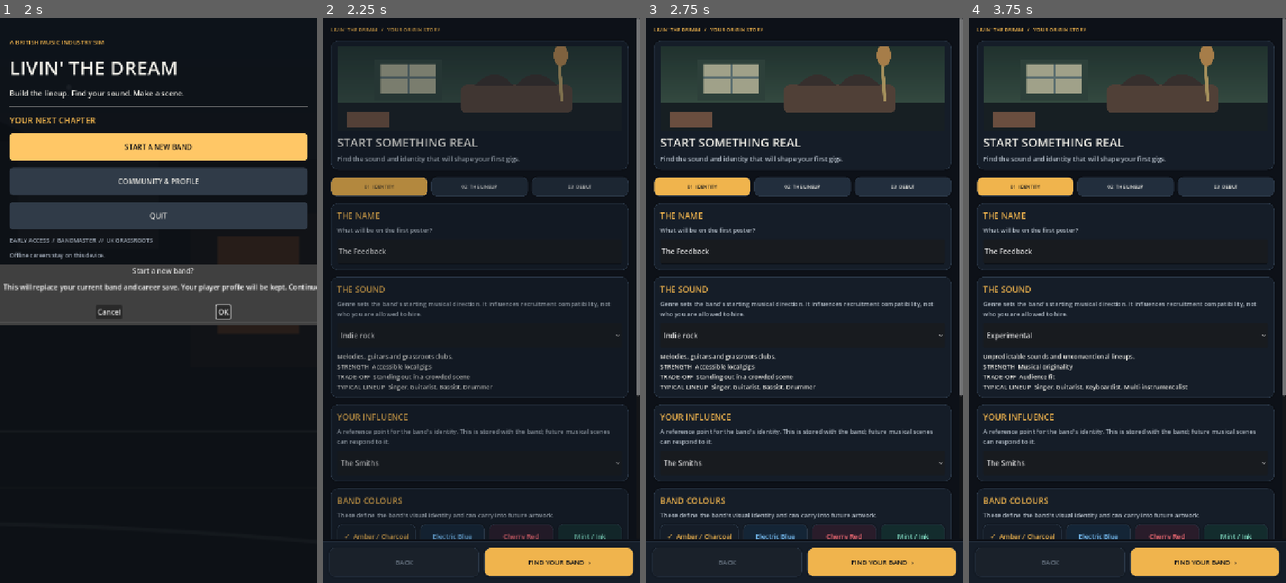
Above: before the commit, frames 1-4 (left to right).
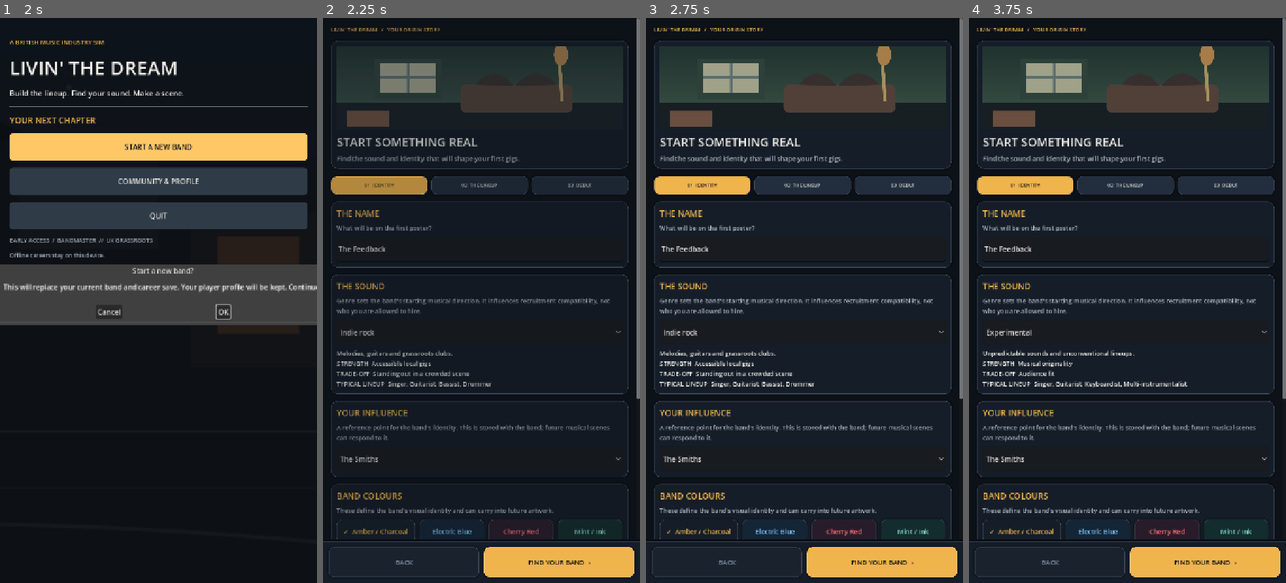
Above: after the commit, the same moments.

Repository: alimuir654-rgb/BandMaster
Game: Godot game, scene res://main_menu.tscn
Same seed, same stepped clock (60 frames per second), same inputs: the game is played once before the commit and once after it.
Inputs:
- Up to frame 1 (2 s): click "START A NEW BAND" at 0.5 s; click "START A NEW BAND" at 1.25 s
- Up to frame 2 (2.25 s): click "OK" at 2 s
- Up to frame 3 (2.75 s): no input
- Up to frame 4 (3.75 s): click "Indie rock" at 2.75 s; click "The Smiths" at 3.5 s

Frame 1 is identical in both runs. In frame 2, 8.8% of the frame differs, in the area x 1-100%, y 5-99%; in frame 3, 11%; in frame 4, 11%.

Commit message:
Refresh shared buttons and meters with tactile interaction states

Diff:
--- a/Scripts/ui_theme.gd
+++ b/Scripts/ui_theme.gd
@@ -26,20 +26,22 @@
  progress(bar)
  var colors := palette(genre_id)
  var fill: Color = colors.get(kind,colors["accent"])
- var foreground := style(fill,9)
+ var foreground := style(fill,5)
+ foreground.shadow_size = 0
+ foreground.set_border_width_all(0)
  foreground.set_content_margin_all(0)
  bar.add_theme_stylebox_override("fill",foreground)
 
 
-static func style(fill: Color, radius: int = 14) -> StyleBoxFlat:
+static func style(fill: Color, radius: int = 12) -> StyleBoxFlat:
  var box := StyleBoxFlat.new()
  box.bg_color = fill
  box.set_corner_radius_all(radius)
- box.set_content_margin_all(14)
- box.border_color = Color("#2A3747")
+ box.set_content_margin_all(13)
+ box.border_color = Color("#384554")
  box.set_border_width_all(1)
- box.shadow_color = Color(0,0,0,0.18)
- box.shadow_size = 4
+ box.shadow_color = Color(0,0,0,0.25)
+ box.shadow_size = 5
  return box
 
 static func button(label: String, primary: bool = false) -> Button:
@@ -47,29 +49,44 @@
  item.text = label
  item.custom_minimum_size.y = 56
  item.size_flags_horizontal = Control.SIZE_EXPAND_FILL
- var fill := AMBER if primary else ALT
+ item.focus_mode = Control.FOCUS_ALL
+ var fill := AMBER if primary else PANEL
  var foreground := BG if primary else WHITE
- item.add_theme_stylebox_override("normal",style(fill))
- item.add_theme_stylebox_override("hover",style(fill.lightened(0.10)))
- item.add_theme_stylebox_override("pressed",style(fill.darkened(0.08)))
- item.add_theme_color_override("font_color",foreground)
- item.add_theme_color_override("font_hover_color",foreground)
- item.add_theme_color_override("font_pressed_color",foreground)
+ var normal := style(fill,11)
+ if primary:
+  normal.border_color = AMBER.lightened(0.18)
+ else:
+  normal.border_color = Color("#415063")
+ item.add_theme_stylebox_override("normal",normal)
+ var hover := style(fill.lightened(0.13),11)
+ hover.border_color = AMBER if primary else Color("#71849A")
+ item.add_theme_stylebox_override("hover",hover)
+ var pressed := style(fill.darkened(0.12),11)
+ pressed.shadow_size = 1
+ item.add_theme_stylebox_override("pressed",pressed)
+ item.add_theme_stylebox_override("disabled",style(Color("#19222D"),11))
+ var focus := StyleBoxFlat.new()
+ focus.bg_color = Color(0,0,0,0)
+ focus.set_corner_radius_all(13)
+ focus.border_color = AMBER
+ focus.set_border_width_all(2)
+ item.add_theme_stylebox_override("focus",focus)
+ for key in ["font_color","font_hover_color","font_pressed_color","font_focus_color","font_hover_pressed_color"]:
+  item.add_theme_color_override(key,foreground)
+ item.add_theme_color_override("font_disabled_color",Color("#81909D"))
  item.add_theme_font_size_override("font_size",15)
- item.add_theme_color_override("font_focus_color",foreground)
- item.add_theme_stylebox_override("focus",style(AMBER.darkened(0.52),12))
- item.add_theme_stylebox_override("disabled",style(Color("#1A212A"),12))
- item.add_theme_color_override("font_disabled_color",Color("#687482"))
- item.add_theme_color_override("font_hover_pressed_color",foreground)
  return item
 
 static func progress(bar: ProgressBar) -> void:
  bar.show_percentage = false
- bar.custom_minimum_size.y = 20
- var back := style(Color("#101923"),9)
+ bar.custom_minimum_size.y = 10
+ var back := style(Color("#0D1520"),5)
  back.set_content_margin_all(0)
- var fill := style(AMBER,9)
+ back.shadow_size = 0
+ var fill := style(AMBER,5)
  fill.set_content_margin_all(0)
+ fill.shadow_size = 0
+ fill.set_border_width_all(0)
  bar.add_theme_stylebox_override("background",back)
  bar.add_theme_stylebox_override("fill",fill)
 
